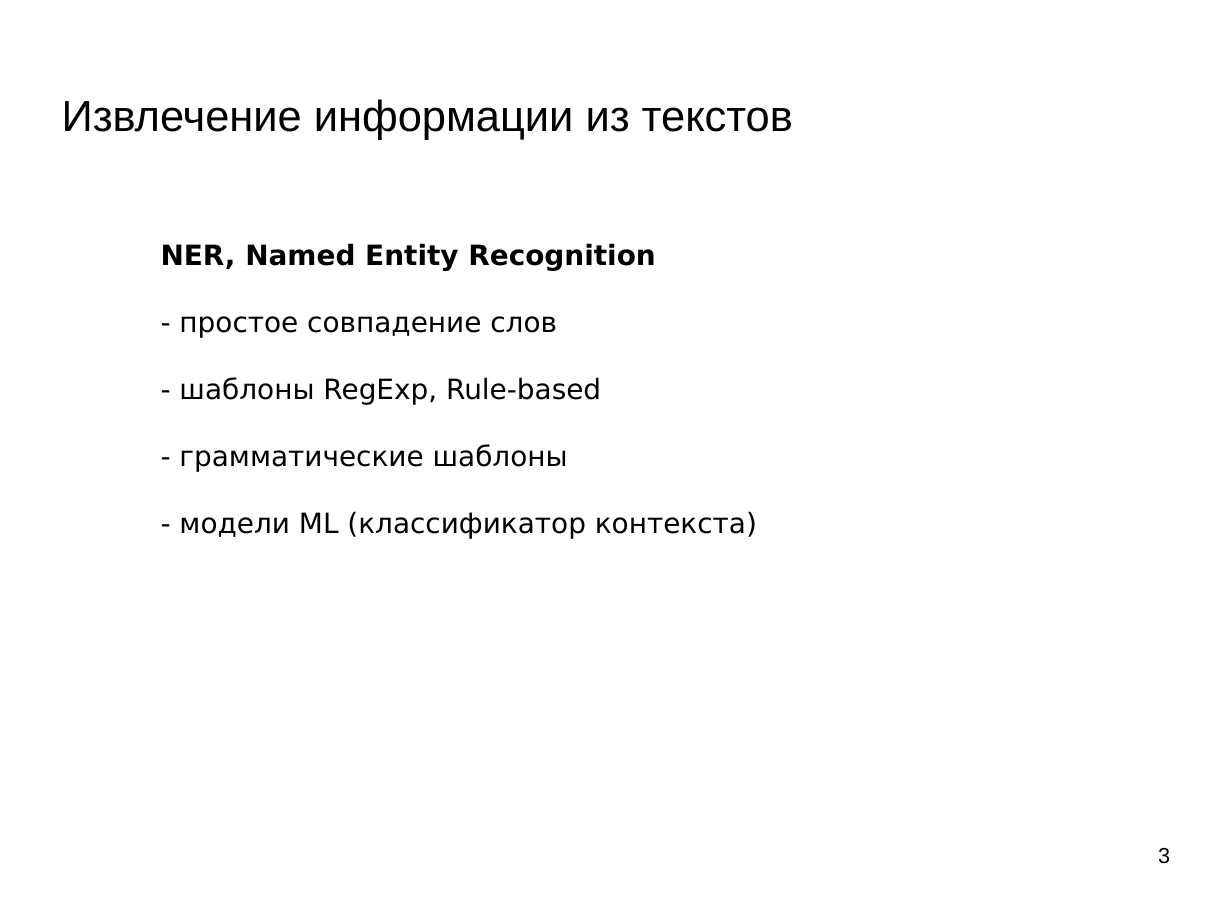
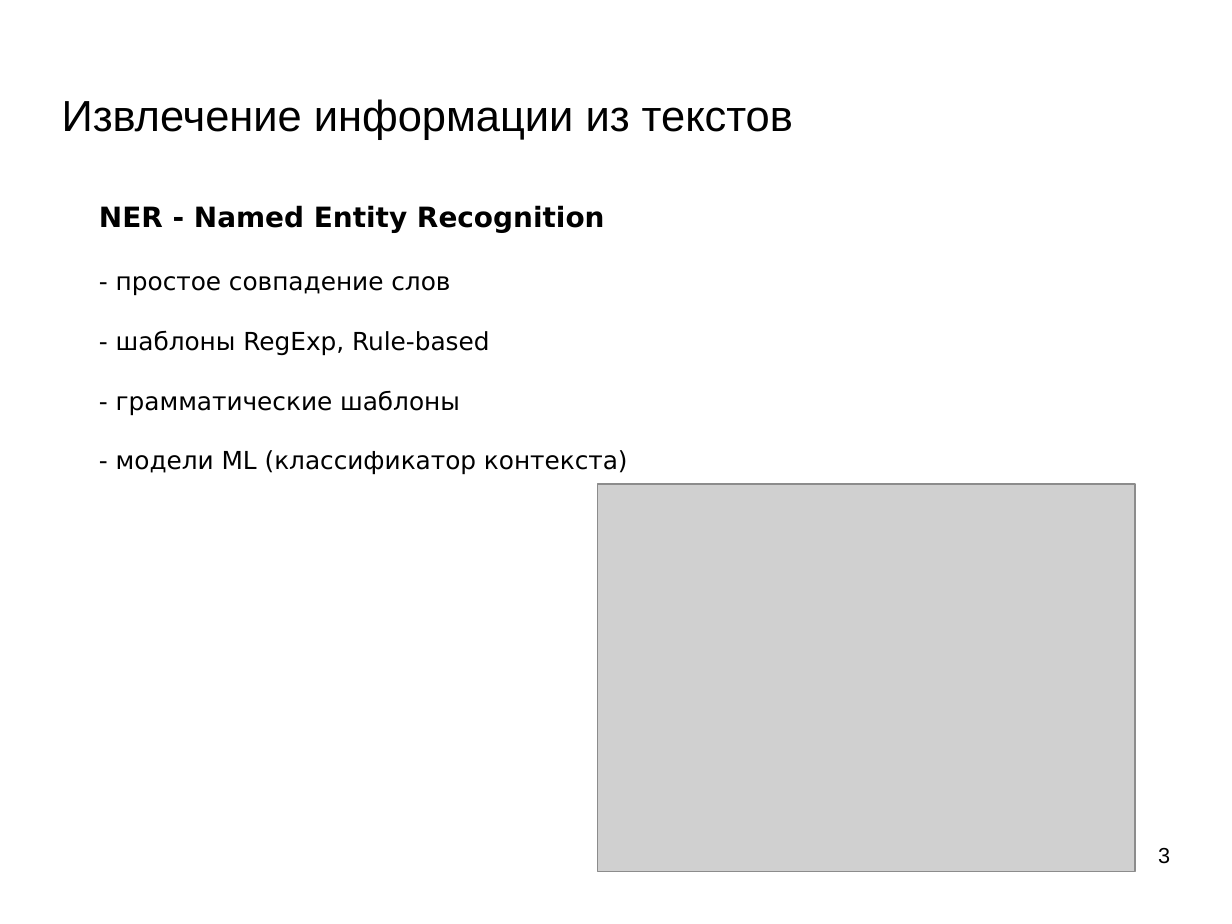
Before and after one commit to mechanoid5/ml_nlp_2022, a slide deck: slide 3 of 10-ner.odp. Drawn at 1232x924 pixels with LibreOffice and Linux fonts; fonts in the diff are those of the drawing; grey boxes stand for pictures; background and template pictures are left out. Boxes give left, top, right and bottom in pixels: in the first picture for what was removed or moved away, otherwise in the second. Text is boxed around its words. In the diff, an @@ line names an element or a change of style, - is before the commit and + after.

```diff
--- a/10-ner.odp
+++ b/10-ner.odp
@@ text "NER - Named Еntity Recognition": place and size @@
-text "NER - Named Еntity Recognition" at bbox=[161, 243, 757, 538]
+text "NER - Named Еntity Recognition" at bbox=[99, 205, 628, 475]
@@ text at bbox=[99, 205, 605, 232]: text changed @@
-NER, Named Еntity Recognition
+NER - Named Еntity Recognition
@@ text at bbox=[116, 276, 628, 475]: size 18 to 16 pt in "- простое совпадение слов", "- шаблоны RegExp, Rule-based", "- грамматические шаблоны", "- модели ML (классификатор контекста)" @@
@@ picture added at bbox=[598, 484, 1136, 872] @@
```
Also in this commit, not shown: 2 other slides changed, 1 slide added, 1 slide removed, 3 other files.
